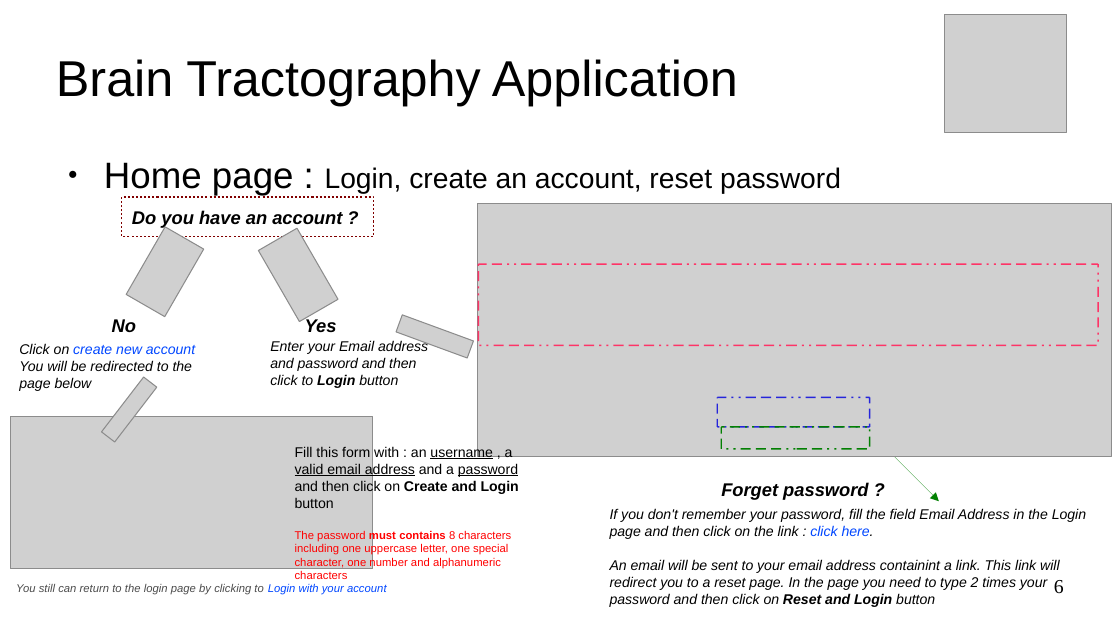
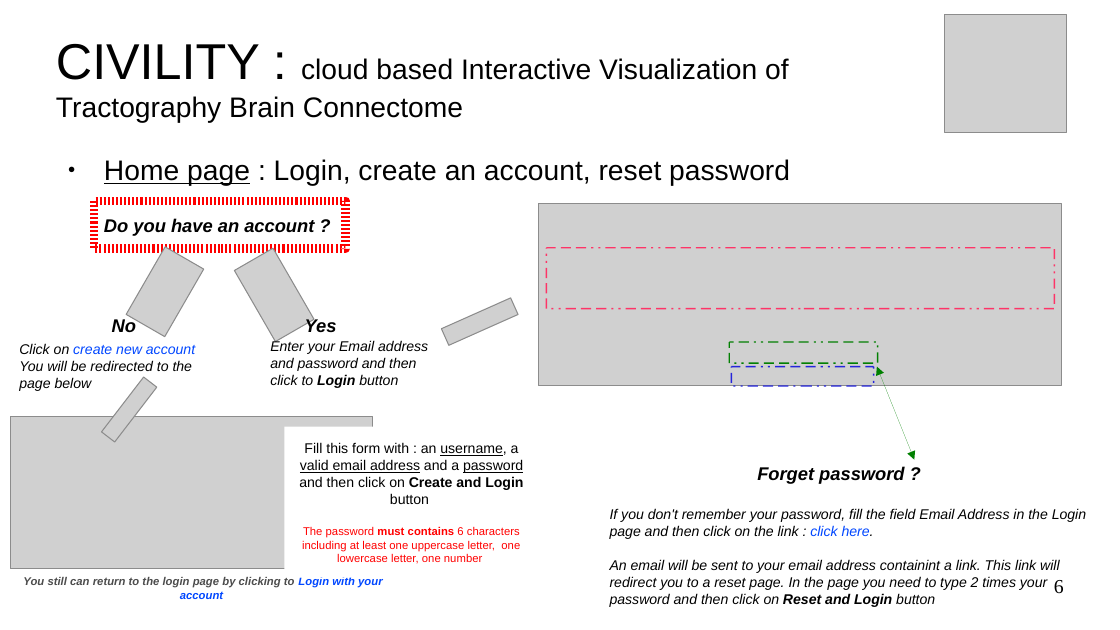
Before and after one commit to NIRALUser/CIVILITY, a slide deck: slide 6 of Documentation/tutoBrainTractographyApp.odp. Drawn at 1120x630 pixels with LibreOffice and Linux fonts; fonts in the diff are those of the drawing; grey boxes stand for pictures; background and template pictures are left out. Boxes give left, top, right and bottom in pixels: in the first picture for what was removed or moved away, otherwise in the second. Text is boxed around its words. In the diff, an @@ line names an element or a change of style, - is before the commit and + after.

```diff
--- a/Documentation/tutoBrainTractographyApp.odp
+++ b/Documentation/tutoBrainTractographyApp.odp
@@ title at box(56, 44, 789, 123): text changed; size 35.7 to 20 pt @@
-Brain Tractography Application
+CIVILITY : cloud based Interactive Visualization of Tractography Brain Connectome
@@ text "Home page : Login, create ..." at box(104, 159, 790, 186): size 26 to 20 pt in "Home page :"; underline on in "Home page" @@
@@ rectangle "Do you have an account ...": place and size @@
-rectangle "Do you have an account ..." at box(122, 197, 374, 237)
+rectangle "Do you have an account ..." at box(94, 201, 346, 249)
@@ rectangle "Do you have an account ..." at box(94, 201, 346, 249): outline #800000 0.79 pt to #FF0000 6.01 pt @@
@@ picture: place and size @@
-picture at box(478, 203, 1112, 456)
+picture at box(539, 203, 1061, 386)
@@ picture: place and size @@
-picture at box(126, 227, 204, 317)
+picture at box(126, 247, 204, 337)
@@ picture: place and size @@
-picture at box(258, 229, 338, 322)
+picture at box(234, 248, 314, 342)
@@ rectangle: place and size @@
-rectangle at box(479, 264, 1099, 346)
+rectangle at box(547, 248, 1055, 309)
@@ picture at box(442, 298, 519, 346): rotation 20 to 336 degrees @@
@@ rectangle: place and size @@
-rectangle at box(722, 427, 870, 449)
+rectangle at box(730, 343, 878, 364)
@@ rectangle: place and size @@
-rectangle at box(718, 397, 870, 427)
+rectangle at box(732, 367, 874, 386)
@@ double arrow moved from (868, 431) - (939, 501) to (877, 367) - (915, 460) @@
@@ rectangle "Fill this form with : ...": place and size @@
-rectangle "Fill this form with : ..." at box(295, 445, 519, 579)
+rectangle "Fill this form with : ..." at box(285, 427, 528, 578)
@@ rectangle "Fill this form with : ..." at box(285, 427, 528, 578): fill none to #FFFFFF @@
@@ text in rectangle at box(299, 442, 523, 564): text changed @@
-Fill this form with : an username , a valid email address and a password and then click on Create and Login button
-The password must contains 8 characters including one uppercase letter, one special character, one number and alphanumeric characters
+Fill this form with : an username, a valid email address and a password and then click on Create and Login button
+The password must contains 6 characters including at least one uppercase letter, one lowercase letter, one number
@@ text "Forget password ?": place and size @@
-text "Forget password ?" at box(721, 482, 868, 500)
+text "Forget password ?" at box(757, 466, 904, 484)
@@ text "You still can return to ..." at box(23, 577, 382, 599): bold on @@
```
Also in this commit, not shown: 12 other slides changed, 8 slides added, 2 slides removed, 1 other file.
